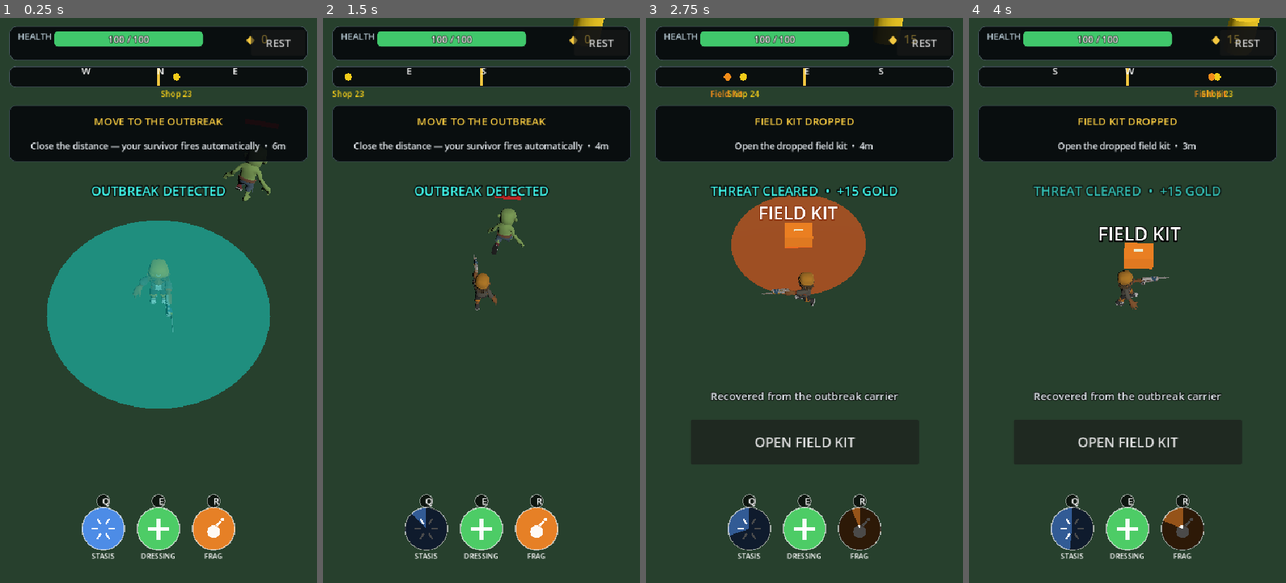
Above: before the commit, frames 1-4 (left to right).
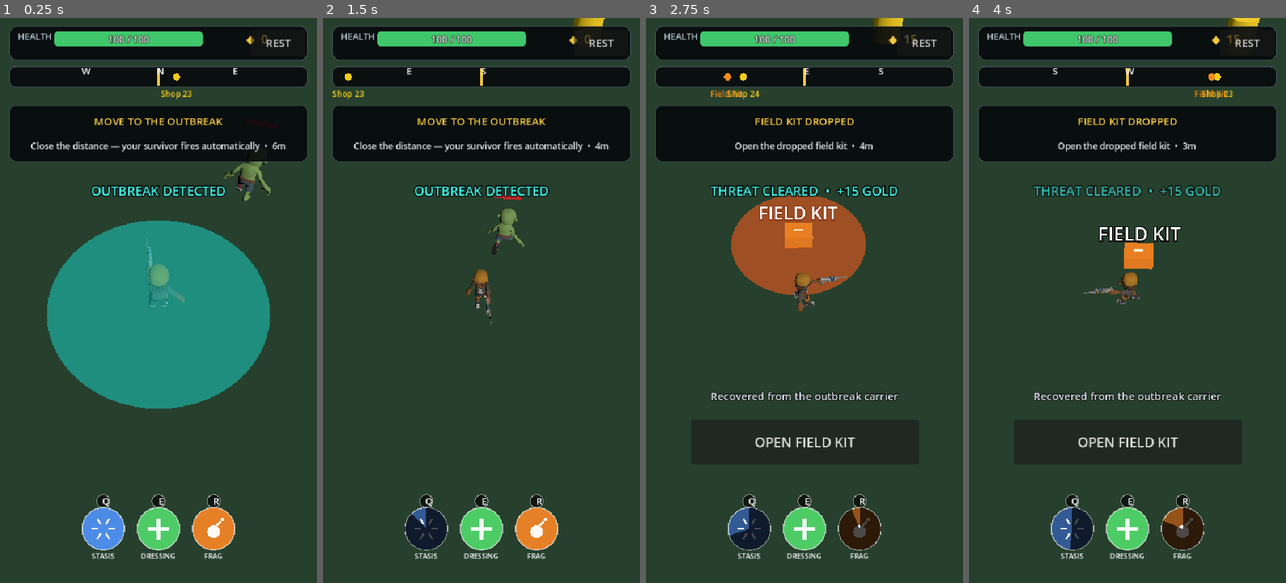
Above: after the commit, the same moments.

Repository: Geoboardman/zombie-gps
Game: Godot game, scene res://scenes/main.tscn
The game is run twice, just before and just after one commit, with the same random seed, the same clock (stepped at 60 frames per second) and the same inputs.
Inputs (mouse positions are in pixels of both pictures, inside the frame that each line leads up to):
- Up to frame 1 (0.25 s): no input
- Up to frame 2 (1.5 s): tap Enter (ui_accept) at 0.5, 0.77 s; move the mouse to (427, 526) at 0.52 s; hold D (move_right) 0.53-1.28 s; tap Q (ability_1) at 0.6 s; click (427, 526) at 0.67 s; move the mouse to (481, 526) at 1.27 s; hold S (move_back) from 1.28 s (still down); tap E (ability_2) at 1.35 s; click (481, 526) at 1.42 s
- Up to frame 3 (2.75 s): tap Enter (ui_accept) at 1.52 s; move the mouse to (858, 526) at 2.02 s; release S (move_back) at 2.03 s; hold D (move_right) from 2.03 s (still down); tap R (ability_3) at 2.1 s; click (858, 526) at 2.17 s
- Up to frame 4 (4 s): move the mouse to (1111, 413) at 2.77 s; release D (move_right) at 2.78 s; hold W (move_forward) 2.78-3.53 s; tap Shift at 2.85 s; click (1111, 413) at 2.92 s; tap Enter (ui_accept) at 3.02, 3.77 s; move the mouse to (1222, 385) at 3.52 s; hold A (move_left) from 3.53 s (still down); tap Q (ability_1) at 3.6 s

The runs differ from the first frame. In frame 1, 0.4% of the frame differs, in the area x 41-59%, y 39-56%; in frame 2, 0.3%; in frame 3, 0.4%; in frame 4, 0.4%.

Commit message:
Rotate imported character visuals to face forward

Diff:
--- a/scenes/main.tscn
+++ b/scenes/main.tscn
@@ -132,6 +132,7 @@
 mesh = SubResource("CapsuleMesh_1")
 
 [node name="VisualRoot" type="Node3D" parent="Player"]
+rotation_degrees = Vector3(0, 180, 0)
 scale = Vector3(1.1, 1.1, 1.1)
 script = ExtResource("27_visual")
 
